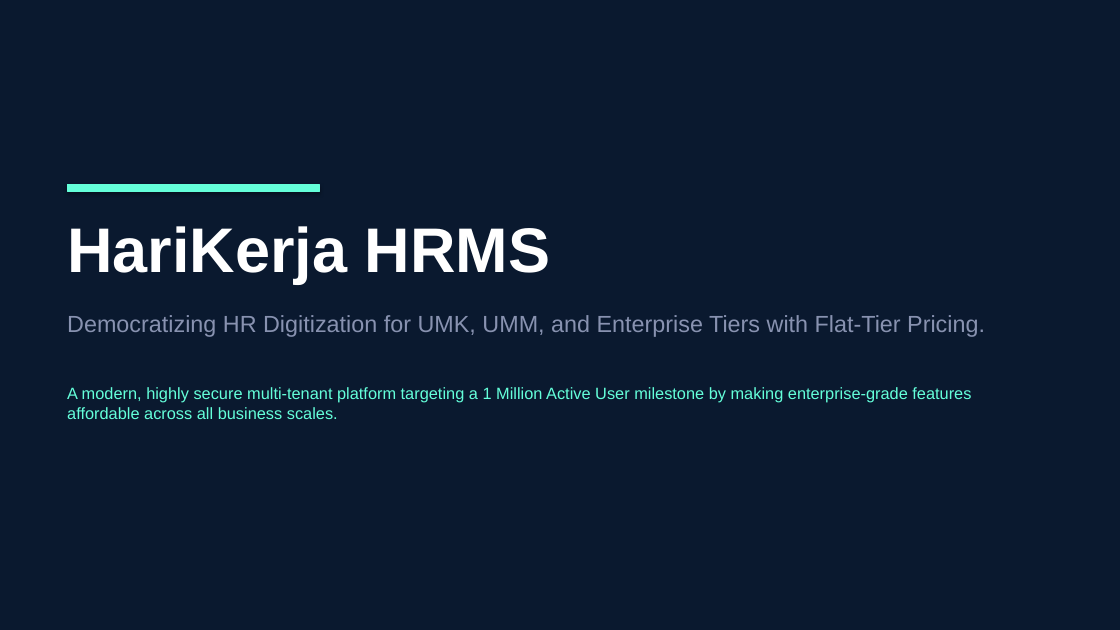
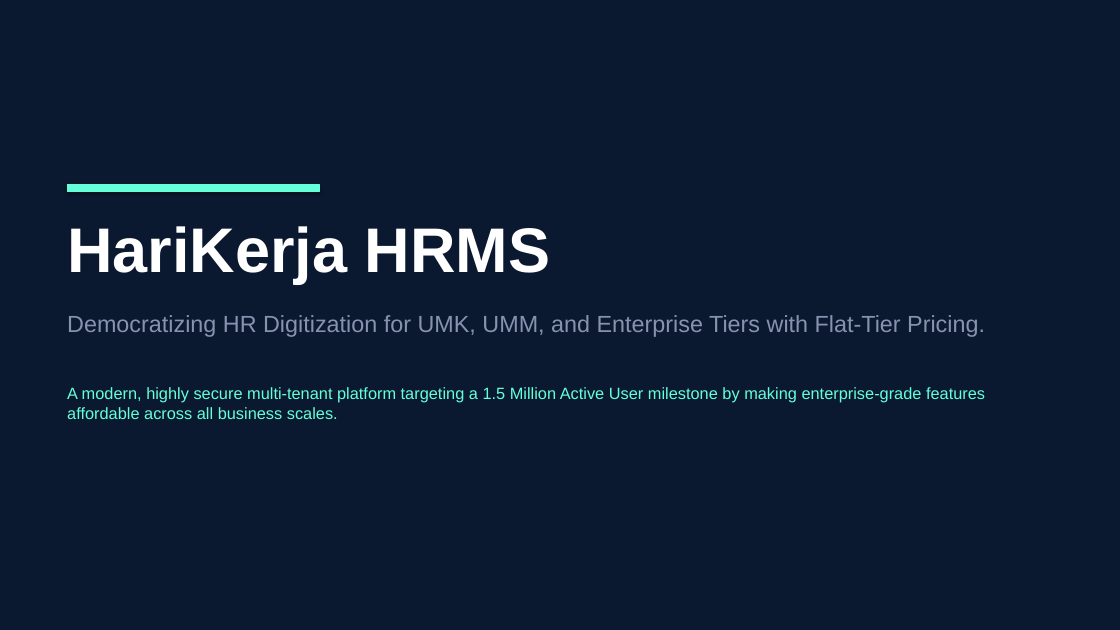
Before and after one commit to afdhalrizki/hrms, a slide deck: slide 1 of docs/business_strategy/east_ventures_pitch_deck.pptx. Drawn at 1120x630 pixels with LibreOffice and Linux fonts; fonts in the diff are those of the drawing. Boxes give left, top, right and bottom in pixels: in the first picture for what was removed or moved away, otherwise in the second. Text is boxed around its words. In the diff, an @@ line names an element or a change of style, - is before the commit and + after.

Commit message:
docs: update business strategy to reflect 1.5 million user growth target and adjust scaling roadmaps accordingly

```diff
--- a/docs/business_strategy/east_ventures_pitch_deck.pptx
+++ b/docs/business_strategy/east_ventures_pitch_deck.pptx
@@ text at (67, 387, 985, 419): text changed @@
-A modern, highly secure multi-tenant platform targeting a 1 Million Active User milestone by making enterprise-grade features affordable across all business scales.
+A modern, highly secure multi-tenant platform targeting a 1.5 Million Active User milestone by making enterprise-grade features affordable across all business scales.
```
Also in this commit, not shown: 2 other slides changed, 16 other files.
